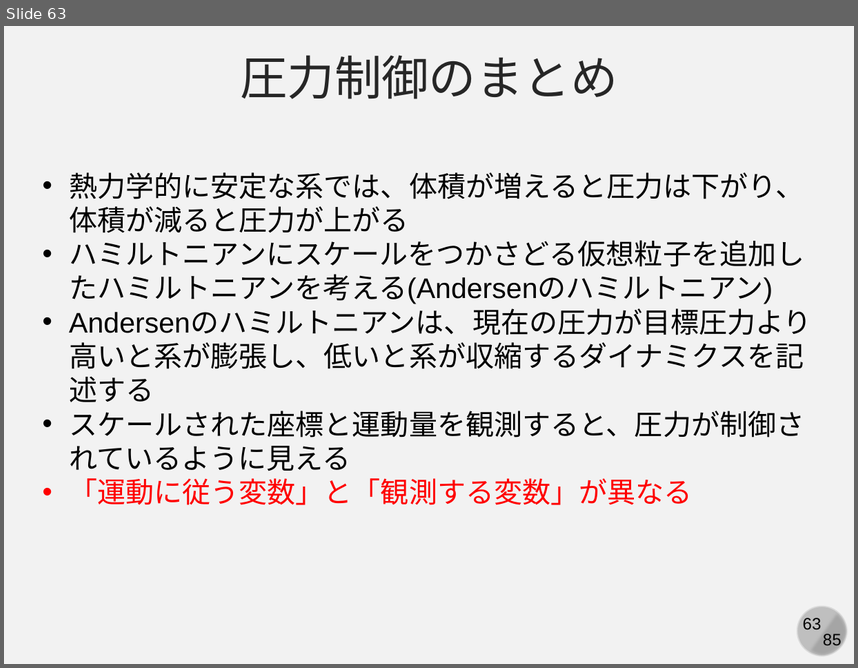
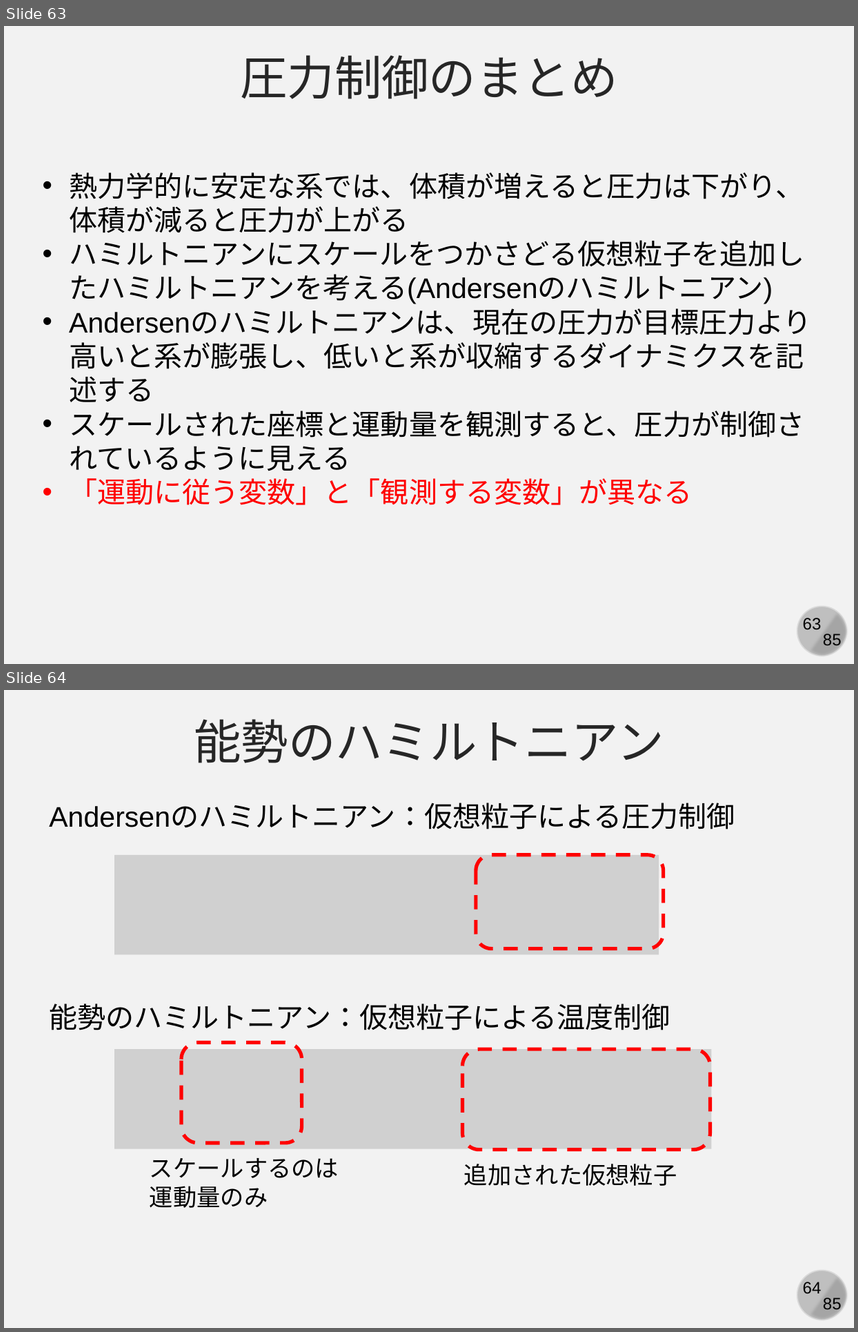
Before and after one commit to kaityo256/simulation_engineering, a slide deck: 06_md_observable/simulation06.pptx. Shown one above the other, each under a label of ours: slide 63 before the commit, slides 63 and 64 after it. The pictures are 858x668 and 858x1332 pixels, drawn with LibreOffice and Linux fonts; fonts in the diff are those of the drawing; grey boxes stand for pictures. Boxes give left, top, right and bottom in pixels: in the first picture for what was removed or moved away, otherwise in the second. Text is boxed around its words. In the diff, an @@ line names an element or a change of style, - is before the commit and + after.

Commit message:
72 slides

```diff
--- a/06_md_observable/simulation06.pptx
+++ b/06_md_observable/simulation06.pptx
@@ slide 64 added at box(4, 690, 854, 1328), background #F2F2F2; not listed: 4 template elements that a slide beside it also shows @@
@@ text added at box(194, 719, 664, 763), 40 pt, text #262626 @@
+能勢のハミルトニアン
@@ text added at box(49, 804, 735, 829), 24 pt, text #000000 @@
+Andersenのハミルトニアン：仮想粒子による圧力制御
@@ picture added at box(114, 855, 660, 954) @@
@@ rounded rectangle added at box(476, 855, 663, 949), outline #FF0000 3 pt dashed @@
@@ text added at box(49, 1003, 671, 1030), 24 pt, text #000000 @@
+能勢のハミルトニアン：仮想粒子による温度制御
@@ picture added at box(114, 1049, 711, 1148) @@
@@ rounded rectangle added at box(181, 1042, 302, 1142), outline #FF0000 3 pt dashed @@
@@ rounded rectangle added at box(462, 1049, 710, 1149), outline #FF0000 3 pt dashed @@
@@ text added at box(150, 1158, 339, 1208), 20 pt, text #000000 @@
+スケールするのは
+運動量のみ
@@ text added at box(464, 1163, 677, 1185), 20 pt, text #000000 @@
+追加された仮想粒子
```
Also in this commit, not shown: 2 slides changed, 8 other slides added.
